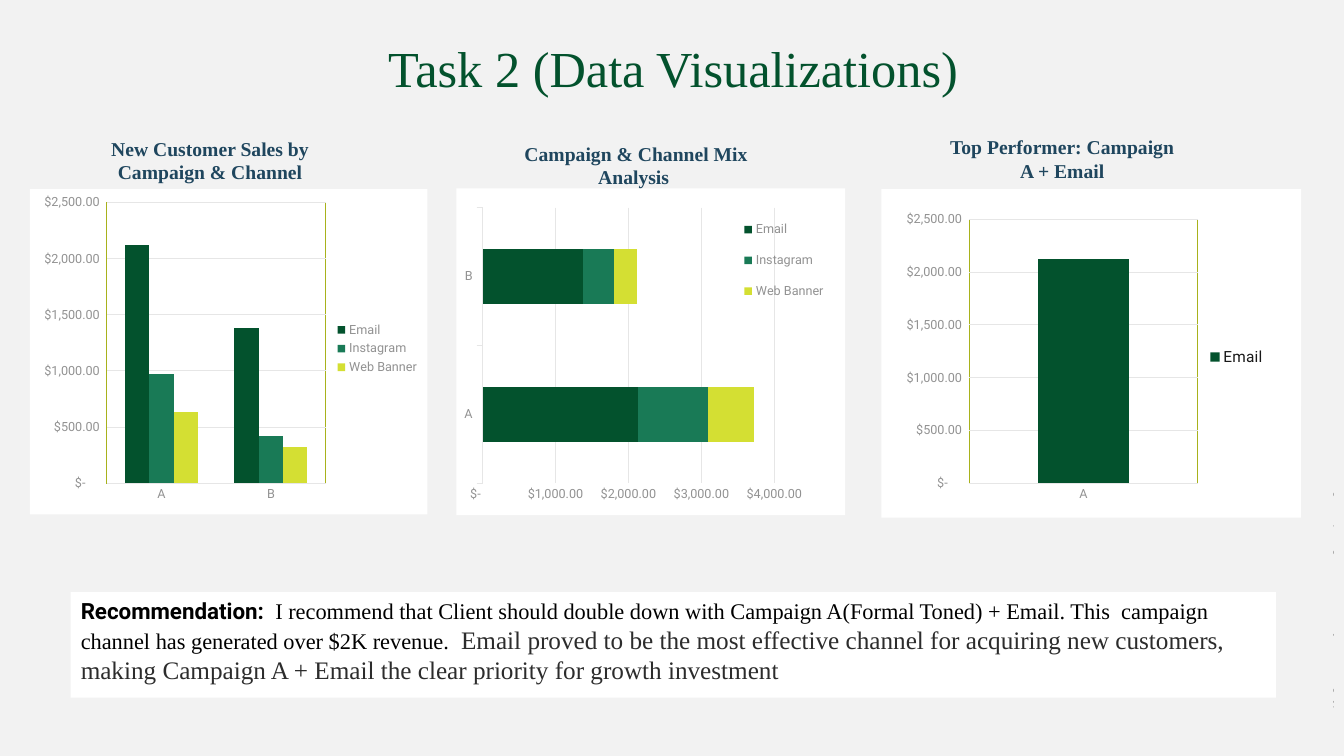
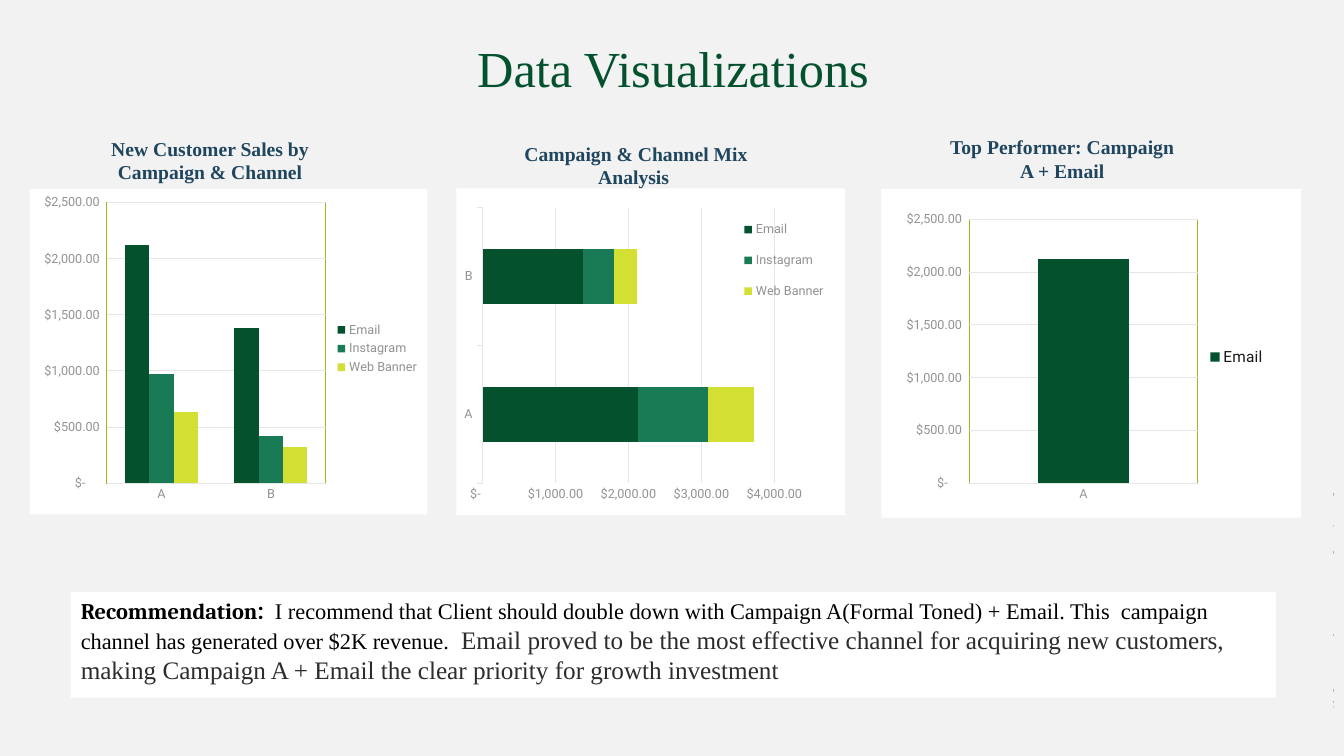
Before and after one commit to jawaria1irfan-design/Market-Analysis-BCG-X-, a slide deck: slide 1 of Data_Slide_Template_FinalTask.pptx. Drawn at 1344x756 pixels with LibreOffice and Linux fonts; fonts in the diff are those of the drawing. Boxes give left, top, right and bottom in pixels: in the first picture for what was removed or moved away, otherwise in the second. Text is boxed around its words. In the diff, an @@ line names an element or a change of style, - is before the commit and + after.

```diff
--- a/Data_Slide_Template_FinalTask.pptx
+++ b/Data_Slide_Template_FinalTask.pptx
@@ title at (x1=477, y1=52, x2=869, y2=88): text changed @@
-Task 2 (Data Visualizations)
+Data Visualizations
@@ rectangle "Recommendation: I recommend that Client ..." at (x1=71, y1=592, x2=1276, y2=698): font Roboto to Cambria in "Recommendation:" @@
```
